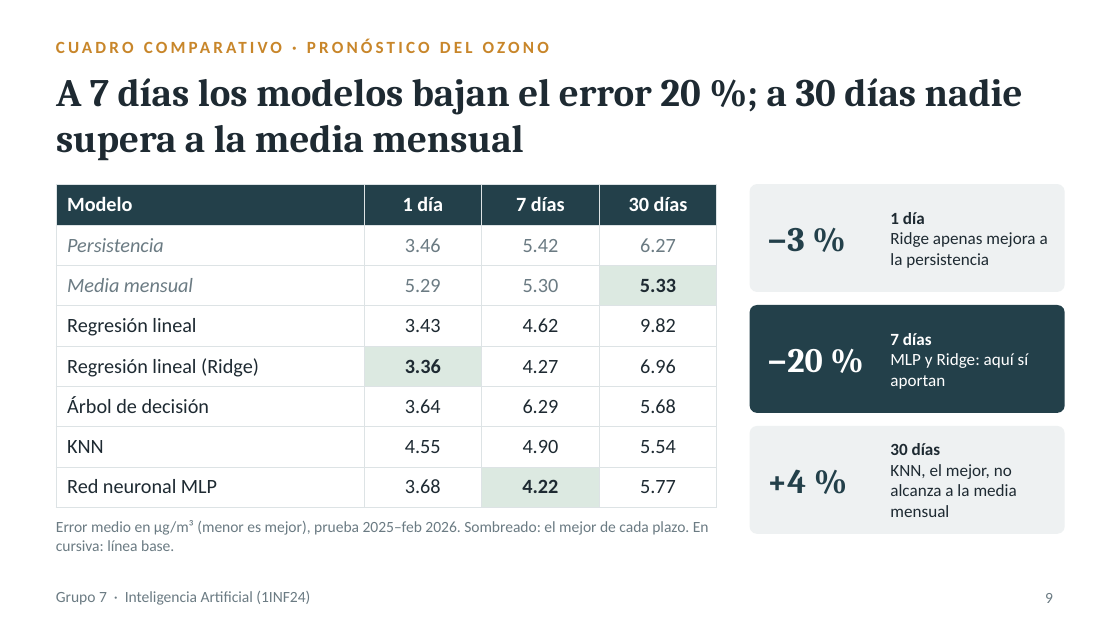
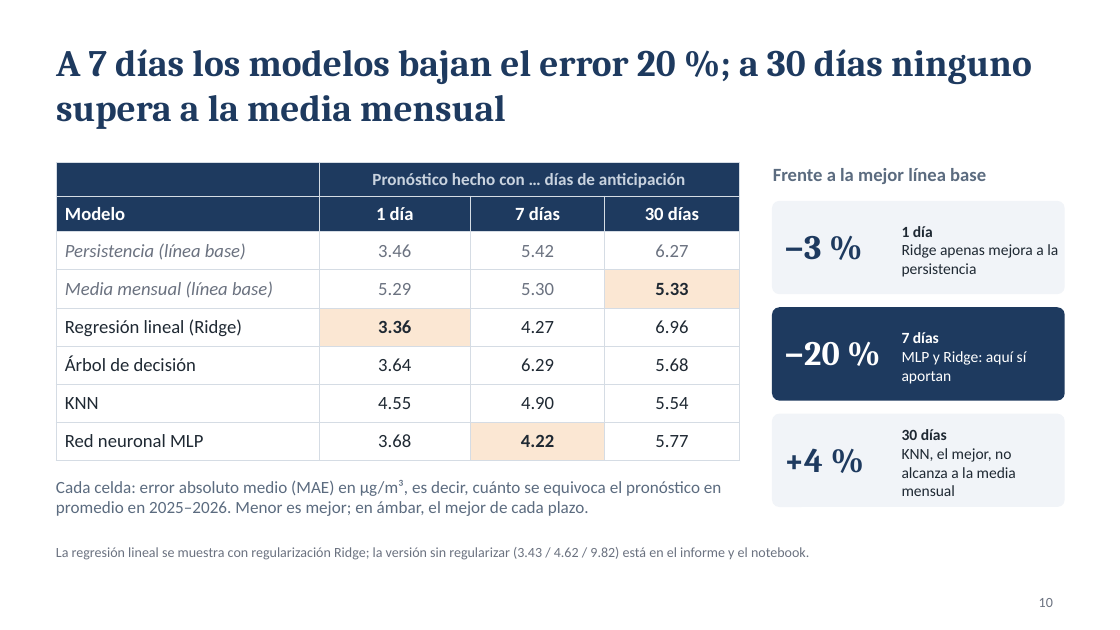
Before and after one commit to pablohuayta/prediccion-ozono-lima, a slide deck: slide 10 of Grupo7-TA-Exposicion.pptx (slide 9 before the commit). Drawn at 1120x630 pixels with LibreOffice and Linux fonts; fonts in the diff are those of the drawing. Boxes give left, top, right and bottom in pixels: in the first picture for what was removed or moved away, otherwise in the second. Text is boxed around its words. In the diff, an @@ line names an element or a change of style, - is before the commit and + after.

```diff
--- a/Grupo7-TA-Exposicion.pptx
+++ b/Grupo7-TA-Exposicion.pptx
@@ title at [56, 49, 1032, 129]: text changed; size 25 to 24 pt; text colour #1E2A32 to #1E3A5F @@
-A 7 días los modelos bajan el error 20 %; a 30 días nadie supera a la media mensual
+A 7 días los modelos bajan el error 20 %; a 30 días ninguno supera a la media mensual
@@ text removed at [56, 34, 1064, 60] @@
-CUADRO COMPARATIVO · PRONÓSTICO DEL OZONO
@@ table at [56, 162, 739, 451] @@
+row 1:  | Pronóstico hecho con … días de anticipación |  | 
-row 2: Persistencia | 3.46 | 5.42 | 6.27
-row 3: Media mensual | 5.29 | 5.30 | 5.33
-row 4: Regresión lineal | 3.43 | 4.62 | 9.82
+row 3: Persistencia (línea base) | 3.46 | 5.42 | 6.27
+row 4: Media mensual (línea base) | 5.29 | 5.30 | 5.33
@@ fill #23404A to #1E3A5F in 2 cells @@
@@ fill none to #1E3A5F in row 2 @@
@@ fill #DCE9E1 to none in row 3, column 4 @@
@@ fill none to #FBE7D3 in row 4, column 4 @@
@@ fill #DCE9E1 to #FBE7D3 in 2 cells @@
@@ size 13 to 12 pt, text colour #1E2A32 to #1F2933 in "Regresión lineal (Ridge)", "3.36", "4.27", "6.96" and 12 more places @@
@@ borders changed @@
@@ table: place and size @@
-table at [56, 185, 717, 497]
+table at [56, 162, 739, 451]
@@ text added at [773, 168, 986, 184], 12 pt, text #5B6B7F, bold @@
+Frente a la mejor línea base
@@ rounded rectangle: place and size @@
-rounded rectangle at [750, 185, 1064, 291]
+rounded rectangle at [773, 202, 1064, 293]
@@ rounded rectangle at [773, 202, 1064, 293]: fill #EEF1F2 to #F1F4F8; outline #EEF1F2 1 pt to #F1F4F8 1 pt; proportions changed @@
@@ text "−3 %": place and size @@
-text "−3 %" at [767, 228, 805, 252]
+text "−3 %" at [784, 236, 822, 260]
@@ text "−3 %" at [784, 236, 822, 260]: text colour #23404A to #1E3A5F @@
@@ text "1 día": place and size @@
-text "1 día" at [890, 212, 1048, 268]
+text "1 día" at [902, 226, 1058, 277]
@@ text "1 día" at [902, 226, 1058, 277]: size 11 to 10 pt, text colour #1E2A32 to #1F2933 @@
@@ rounded rectangle: place and size @@
-rounded rectangle at [750, 306, 1064, 412]
+rounded rectangle at [773, 308, 1064, 400]
@@ rounded rectangle at [773, 308, 1064, 400]: fill #23404A to #1E3A5F; outline #23404A 1 pt to #1E3A5F 1 pt; proportions changed @@
@@ text "−20 %": place and size @@
-text "−20 %" at [767, 349, 823, 373]
+text "−20 %" at [784, 342, 840, 366]
@@ text "7 días": place and size @@
-text "7 días" at [890, 333, 1029, 389]
+text "7 días" at [902, 332, 1027, 384]
@@ text "7 días" at [902, 332, 1027, 384]: size 11 to 10 pt @@
@@ rounded rectangle at [773, 414, 1064, 506]: fill #EEF1F2 to #F1F4F8; outline #EEF1F2 1 pt to #F1F4F8 1 pt; proportions changed @@
@@ rounded rectangle: place and size @@
-rounded rectangle at [750, 427, 1064, 533]
+rounded rectangle at [773, 414, 1064, 506]
@@ text "+4 %" at [784, 448, 823, 472]: text colour #23404A to #1E3A5F @@
@@ text "+4 %": place and size @@
-text "+4 %" at [767, 469, 806, 493]
+text "+4 %" at [784, 448, 823, 472]
@@ text "30 días" at [902, 429, 1016, 496]: size 11 to 10 pt, text colour #1E2A32 to #1F2933 @@
@@ text "30 días": place and size @@
-text "30 días" at [890, 443, 1017, 517]
+text "30 días" at [902, 429, 1016, 496]
@@ text at [56, 480, 722, 516]: text changed; size 10 to 11 pt; text colour #6B7B83 to #5B6B7F @@
-Error medio en µg/m³ (menor es mejor), prueba 2025–feb 2026. Sombreado: el mejor de cada plazo. En cursiva: línea base.
+Cada celda: error absoluto medio (MAE) en µg/m³, es decir, cuánto se equivoca el pronóstico en promedio en 2025–2026. Menor es mejor; en ámbar, el mejor de cada plazo.
@@ text added at [56, 547, 809, 560], 9 pt, text #6B7280 @@
+La regresión lineal se muestra con regularización Ridge; la versión sin regularizar (3.43 / 4.62 / 9.82) está en el informe y el notebook.
@@ text removed at [56, 591, 310, 605] @@
-Grupo 7 · Inteligencia Artificial (1INF24)
@@ page number added at [1039, 598, 1053, 607], 9 pt, text #6B7280 @@
+10
@@ page number removed at [1045, 593, 1053, 603] @@
-9
```
Also in this commit, not shown: 7 other slides changed, 5 slides added, 4 slides removed.
